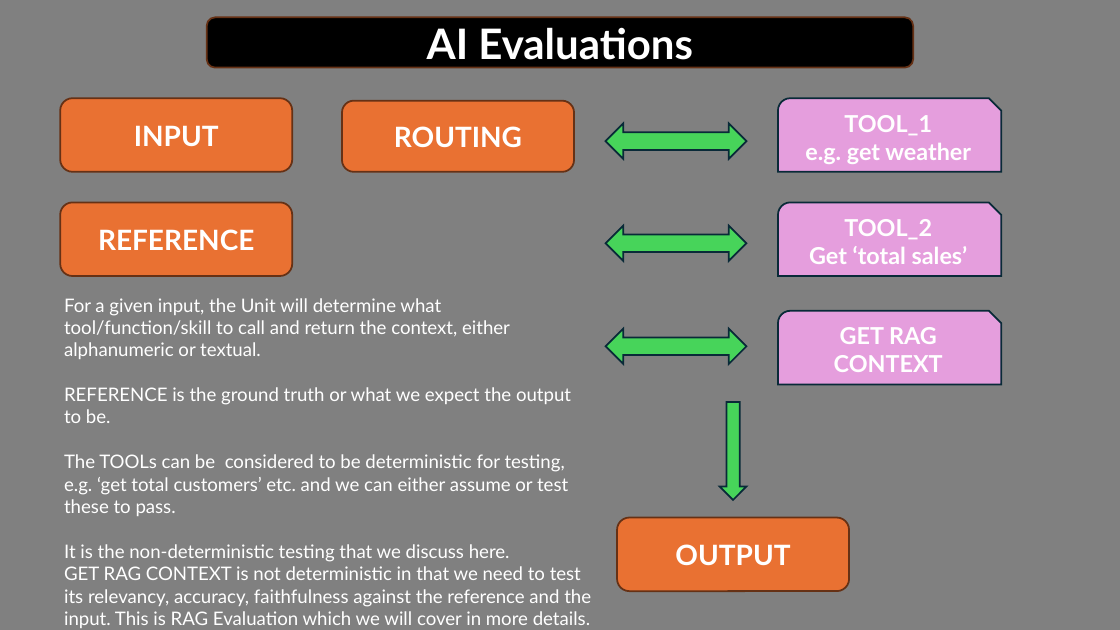
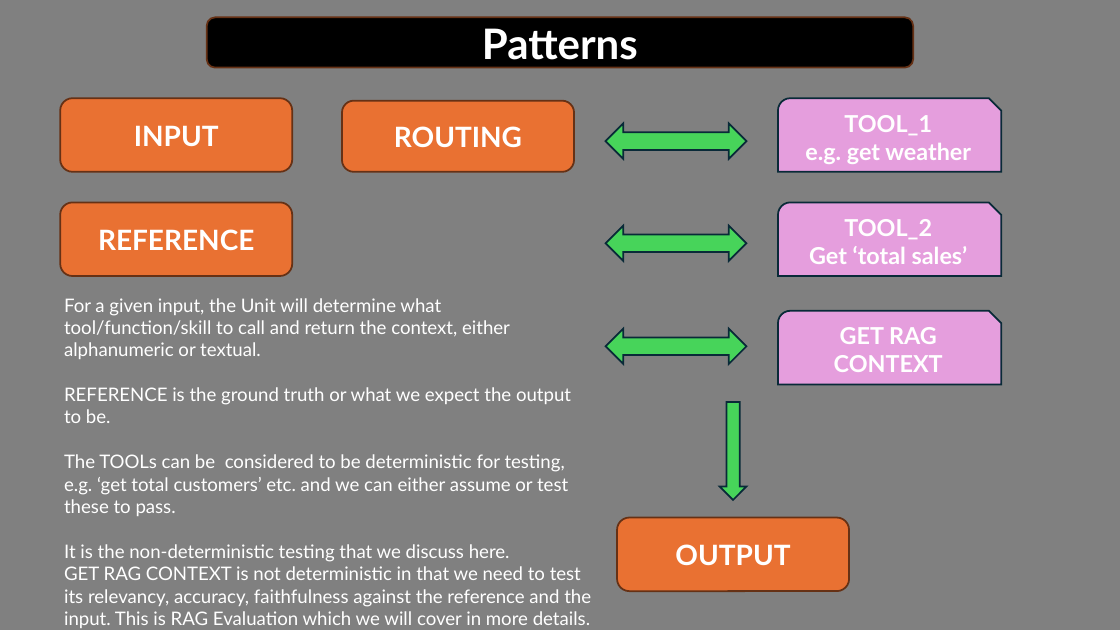
Before and after one commit to Python-Test-Engineer/evaluating-ai-agents, a slide deck: slide 2 of evaluating-ai-agents.pptx. Drawn at 1120x630 pixels with LibreOffice and Linux fonts; fonts in the diff are those of the drawing. Boxes give left, top, right and bottom in pixels: in the first picture for what was removed or moved away, otherwise in the second. Text is boxed around its words. In the diff, an @@ line names an element or a change of style, - is before the commit and + after.

```diff
--- a/evaluating-ai-agents.pptx
+++ b/evaluating-ai-agents.pptx
@@ text in rounded rectangle at bbox=[482, 28, 638, 60]: text changed @@
-AI Evaluations
+Patterns
```
Also in this commit, not shown: 3 other slides changed, 38 other files.
